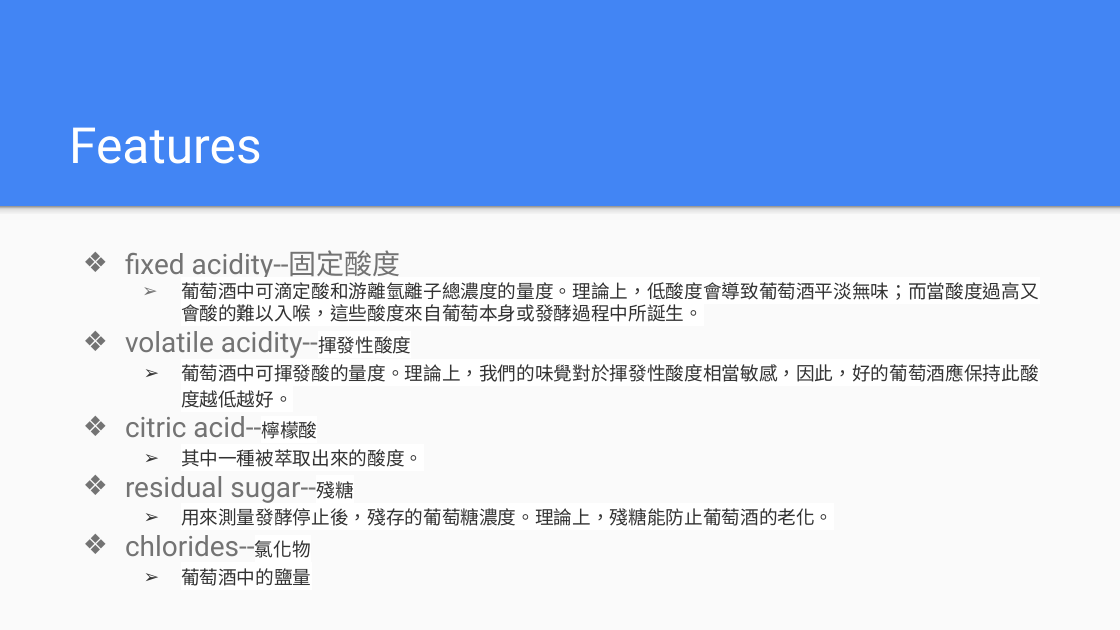
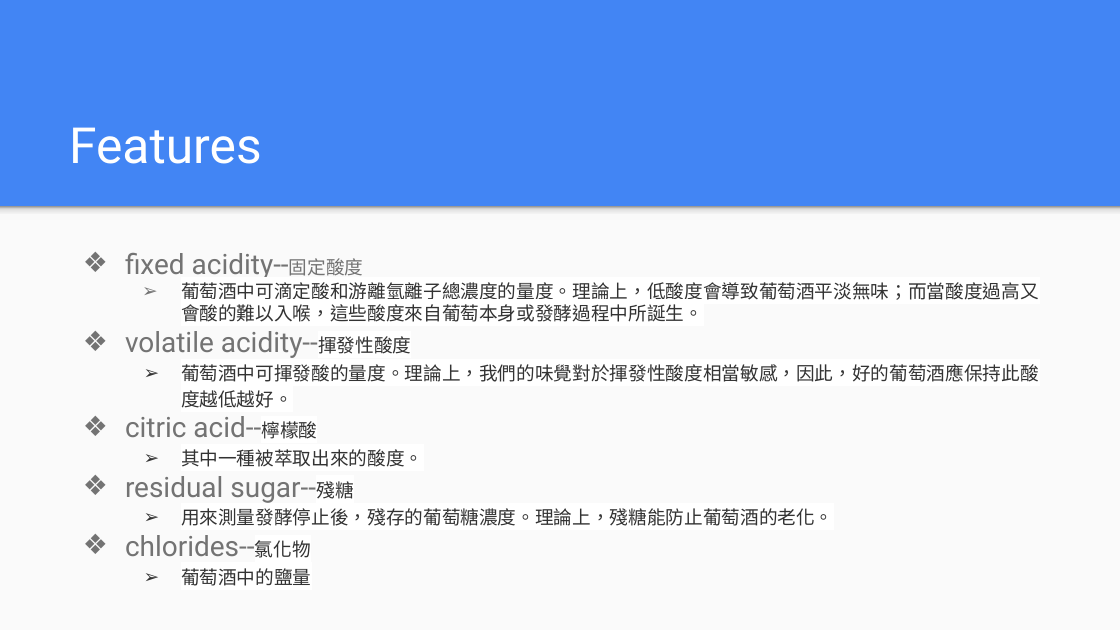
Before and after one commit to 1091-datascience/finalproject-group4, a slide deck: slide 5 of docs/1091_datascience_FP_group4.pptx. Drawn at 1120x630 pixels with LibreOffice and Linux fonts; fonts in the diff are those of the drawing. Boxes give left, top, right and bottom in pixels: in the first picture for what was removed or moved away, otherwise in the second. Text is boxed around its words. In the diff, an @@ line names an element or a change of style, - is before the commit and + after.

```diff
--- a/docs/1091_datascience_FP_group4.pptx
+++ b/docs/1091_datascience_FP_group4.pptx
@@ text at <box>125,253,364,277</box>: size 18 to 12 pt in "acidity--固定酸度" @@
```
Also in this commit, not shown: 5 other slides changed, 2 slides added, 2 slides removed.
